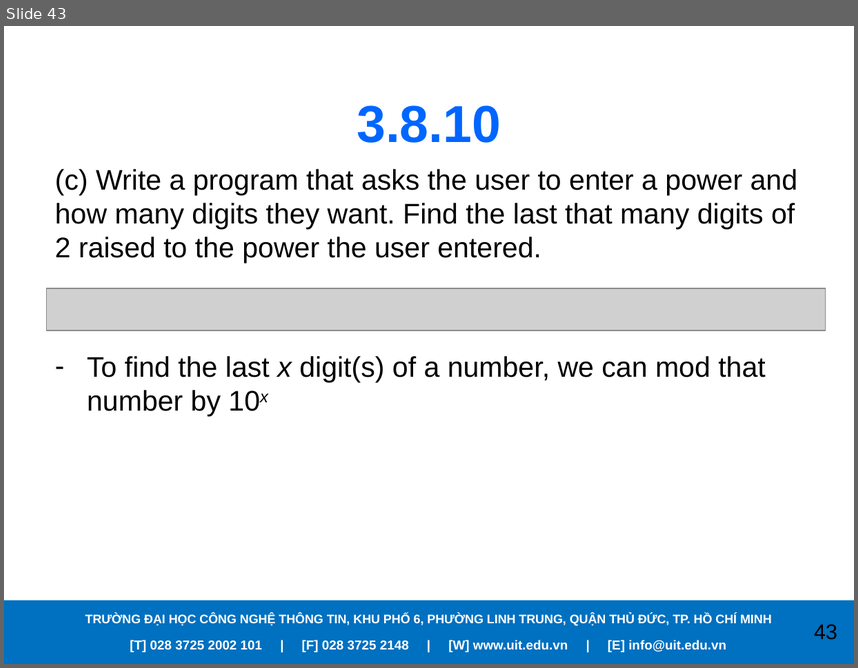
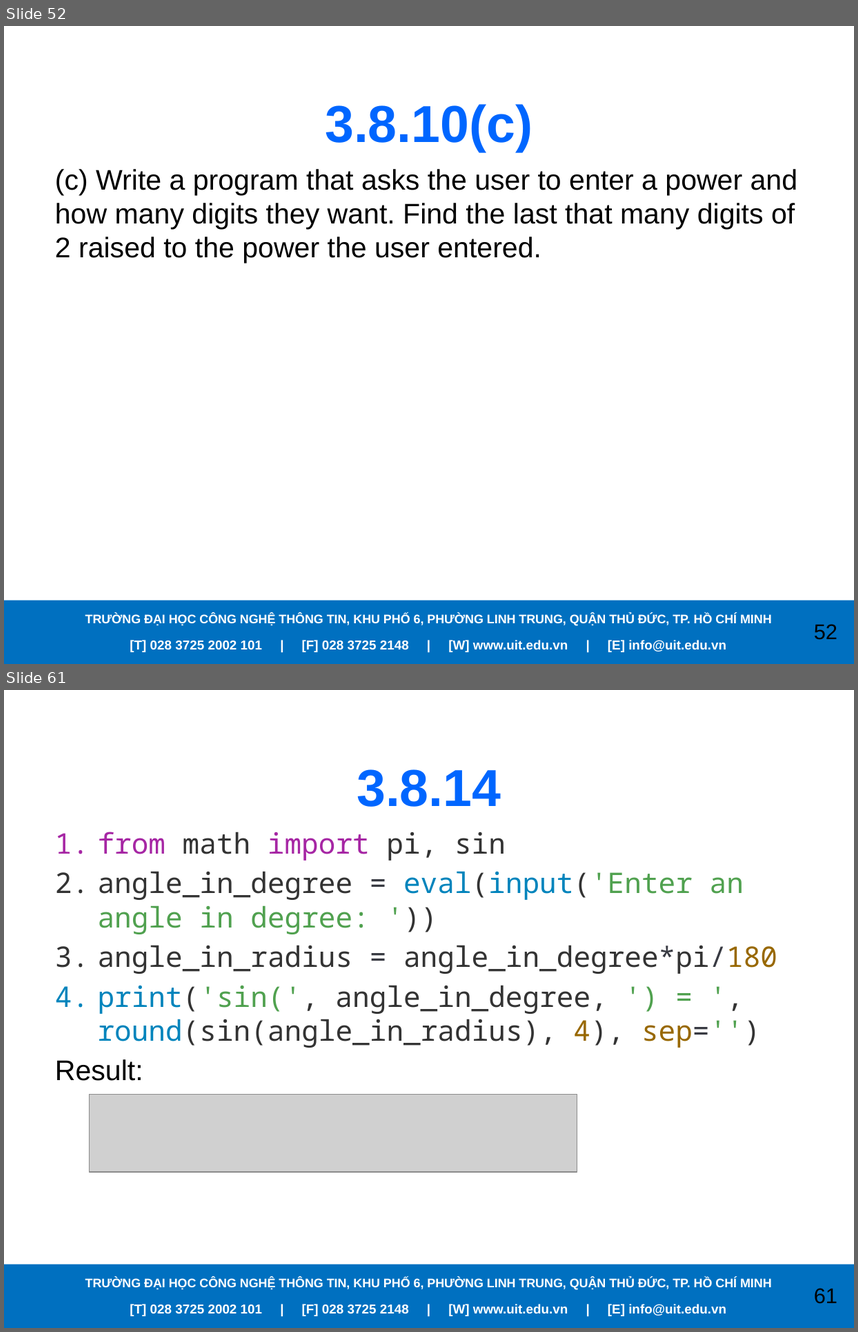
Before and after one commit to PhanVinhLong/APracticalIntroductionToPythonProgramming, a slide deck: Presentations/Chapter03.pptx. Shown one above the other, each under a label of ours: slide 43 before the commit, slides 52 and 61 after it; the slides between them are not shown. The pictures are 858x668 and 858x1332 pixels, drawn with LibreOffice and Linux fonts; fonts in the diff are those of the drawing; grey boxes stand for pictures; background and template pictures are left out. Boxes give left, top, right and bottom in pixels: in the first picture for what was removed or moved away, otherwise in the second. Text is boxed around its words. In the diff, an @@ line names an element or a change of style, - is before the commit and + after.

```diff
--- a/Presentations/Chapter03.pptx
+++ b/Presentations/Chapter03.pptx
@@ slide 61 added at bbox=[4, 690, 854, 1328], background picture (left out); not listed: 4 template elements that a slide beside it also shows @@
@@ title added at bbox=[357, 769, 501, 807], 44 pt, text #0066FF, bold @@
+3.8.14
@@ text added at bbox=[55, 831, 777, 1081], 24 pt, text #333333 @@
+1. from math import pi, sin
+2. angle_in_degree = eval(input('Enter an angle in degree: '))
+3. angle_in_radius = angle_in_degree*pi/180
+4. print('sin(', angle_in_degree, ') = ', round(sin(angle_in_radius), 4), sep='')
+Result:
@@ picture added at bbox=[89, 1094, 577, 1172] @@
@@ what was slide 43 is now slide 52 @@
@@ slide 52 changed as well @@
@@ title at bbox=[325, 104, 533, 152]: text changed @@
-3.8.10
+3.8.10(c)
@@ picture removed at bbox=[47, 288, 826, 330] @@
@@ text at bbox=[87, 356, 765, 417]: paragraph removed @@
-– To find the last x digit(s) of a number, we can mod that number by 10x
@@ page number at bbox=[814, 624, 838, 639]: text changed @@
-43
+52
```
Also in this commit, not shown: 11 other slides changed, 30 other slides added, 15 other files.
